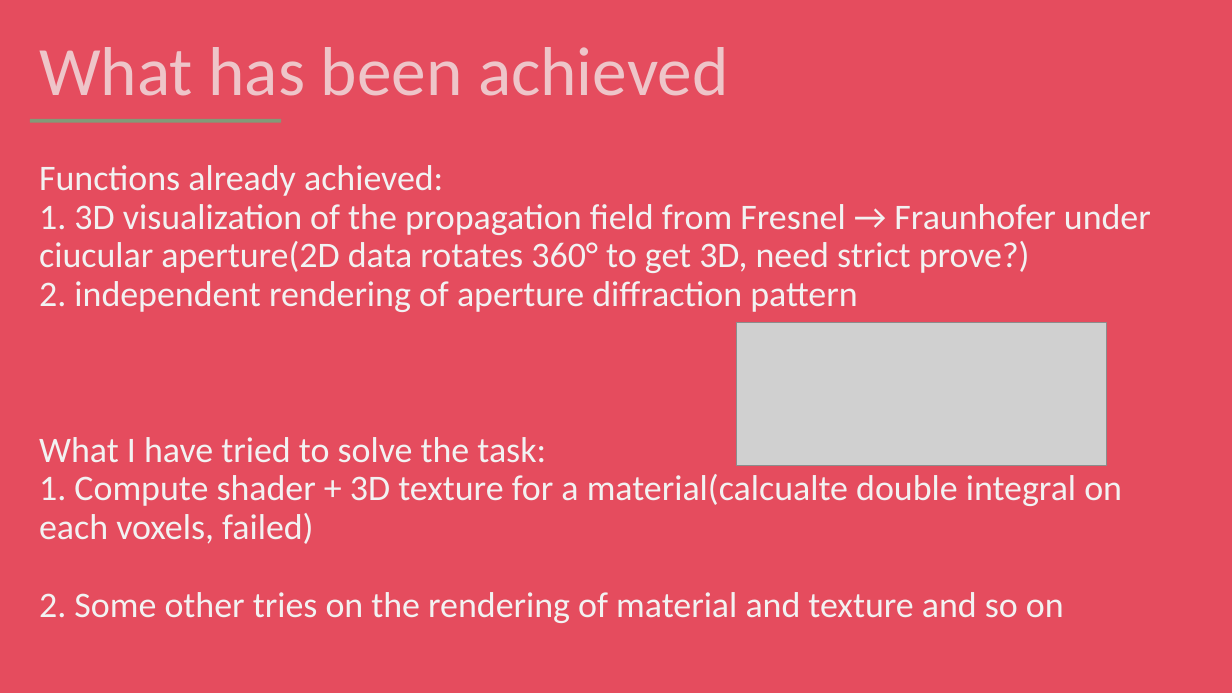
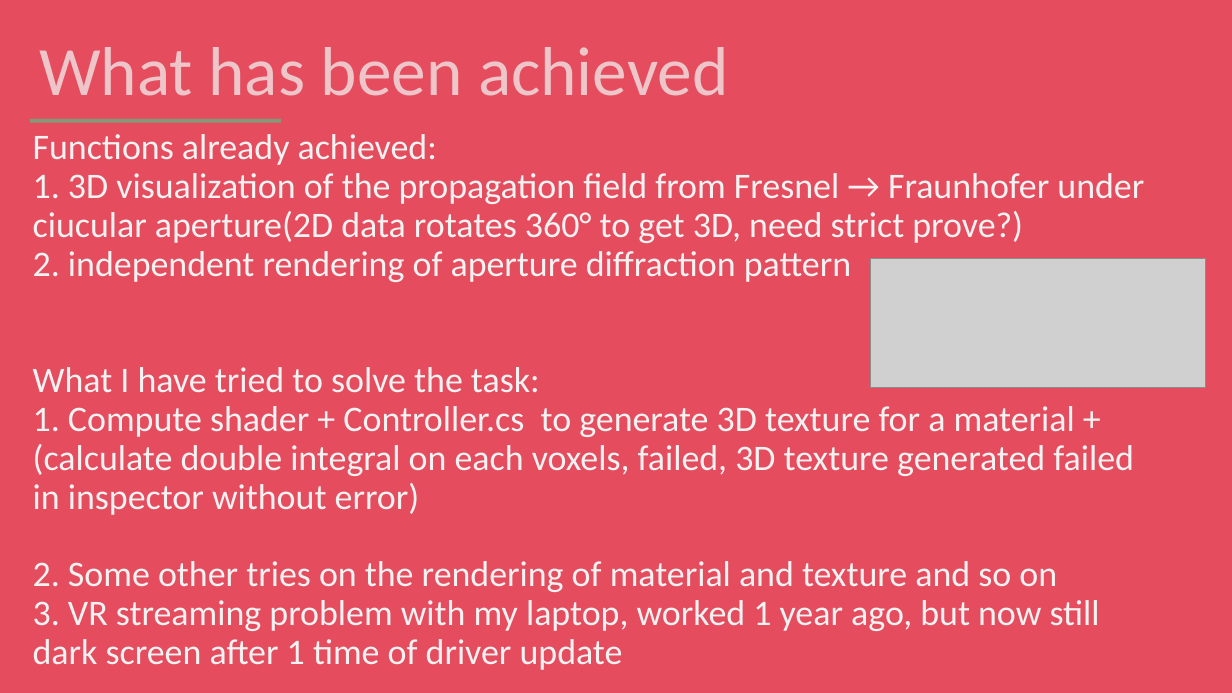
Before and after one commit to MWhale233/qwert12345, a slide deck: slide 6 of slides for meetings/meeting Feb 19_new.pptx. Drawn at 1232x693 pixels with LibreOffice and Linux fonts; fonts in the diff are those of the drawing; grey boxes stand for pictures. Boxes give left, top, right and bottom in pixels: in the first picture for what was removed or moved away, otherwise in the second. Text is boxed around its words. In the diff, an @@ line names an element or a change of style, - is before the commit and + after.

```diff
--- a/slides for meetings/meeting Feb 19_new.pptx
+++ b/slides for meetings/meeting Feb 19_new.pptx
@@ text "Functions already achieved:": place and size @@
-text "Functions already achieved:" at bbox=[39, 165, 1151, 623]
+text "Functions already achieved:" at bbox=[33, 134, 1144, 670]
@@ picture: place and size @@
-picture at bbox=[737, 323, 1106, 466]
+picture at bbox=[871, 258, 1206, 387]
@@ text at bbox=[33, 406, 1134, 515]: text changed @@
-1. Compute shader + 3D texture for a material(calcualte double integral on each voxels, failed)
+1. Compute shader + Controller.cs to generate 3D texture for a material + (calculate double integral on each voxels, failed, 3D texture generated failed in inspector without error)
@@ text at bbox=[33, 600, 1100, 670]: paragraph added @@
+3. VR streaming problem with my laptop, worked 1 year ago, but now still dark screen after 1 time of driver update
```
Also in this commit, not shown: 3 other slides changed, 3 other files.
